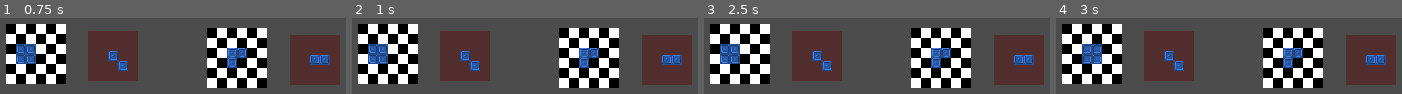
Above: before the commit, frames 1-4 (left to right).
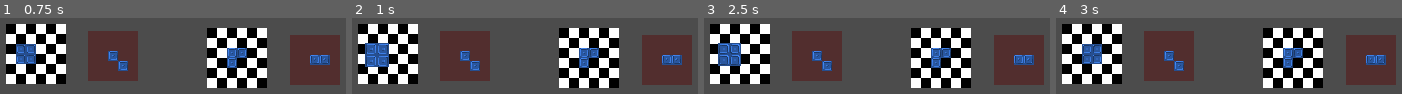
Above: after the commit, the same moments.

Repository: Mathiouza/ArcadeRhythm
Game: Godot game, scene res://Scenes/Game.tscn
Two runs of this game, one before a commit and one after it. Both use one fixed random seed, a clock stepped at 60 frames per second and the inputs below. The project has no main scene, so this scene is started directly. Sound files missing from this copy of the repository are replaced by a short silence.
Inputs:
- Up to frame 1 (0.75 s): tap Enter at 0.5 s; tap R (0red1) at 0.6 s
- Up to frame 2 (1 s): no input
- Up to frame 3 (2.5 s): tap Space at 1.25 s; tap F (0red2) at 1.35 s; tap Enter at 2 s; tap R (0red1) at 2.1 s
- Up to frame 4 (3 s): tap Space at 2.75 s; tap F (0red2) at 2.85 s

Frame 1 is identical in both runs. In frame 2, 1.5% of the frame differs, in the area x 3-11%, y 32-65%; in frame 3, 1.1%; in frame 4, nothing differs.

Commit message:
pulsate piece on tempo

Diff:
--- a/Scenes/Game.tscn
+++ b/Scenes/Game.tscn
@@ -31,6 +31,5 @@
 [node name="Terrain1" parent="." instance=ExtResource( 7 )]
 
 [node name="Terrain2" parent="." instance=ExtResource( 7 )]
-visible = false
 position = Vector2( 338, 22 )
 controller = 1
--- a/Scripts/Game.gd
+++ b/Scripts/Game.gd
@@ -5,6 +5,8 @@
 var bpms = [
 	100, 125, 150, 175, 200
 ]
+var audio_position = 0.0
+var time_check = 0
 
 export var two_players = false
 
@@ -36,8 +38,20 @@
 	if prec_speed != speed:
 		change_tempo(prec_speed, speed)
 
+	var new_audio_position = audio_players[speed].get_playback_position() + AudioServer.get_time_since_last_mix() - AudioServer.get_output_latency()
+
+	time_check = 1.0 / (bpms[speed] / 60.0)
+	print(time_check)
+	if (new_audio_position - audio_position) >= time_check:
+		$Terrain1.pulsate()
+		audio_position = new_audio_position
+
+
+
 func change_tempo(prec_speed, new_speed):
-	var audio_position = audio_players[prec_speed].get_playback_position()
+	var pos = audio_players[prec_speed].get_playback_position()
 	audio_players[prec_speed].stop()
 
-	audio_players[speed].play(audio_position * bpms[prec_speed] / bpms[speed])
+	audio_players[speed].play(pos * bpms[prec_speed] / bpms[speed])
+
+	audio_position *= bpms[prec_speed] / bpms[speed]
